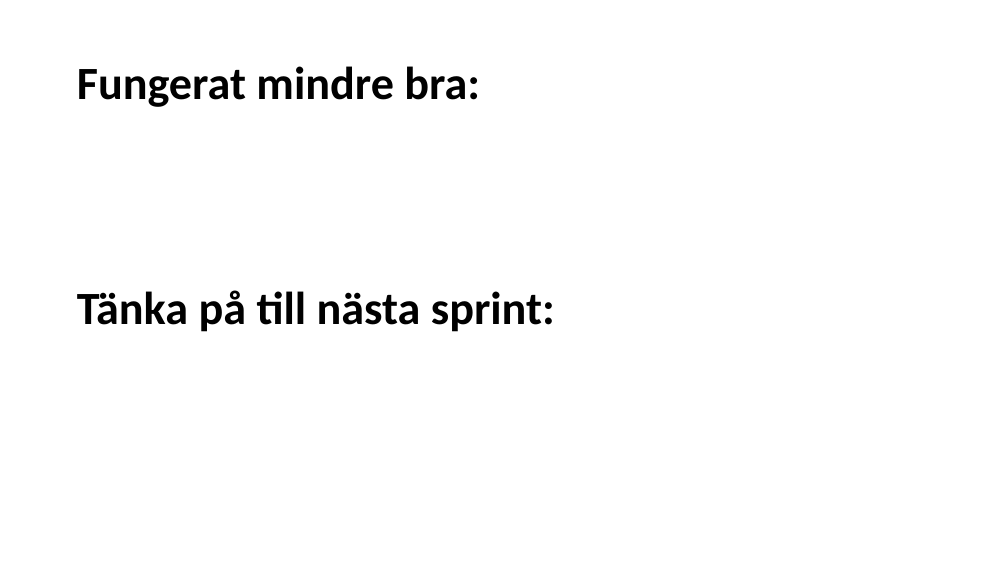
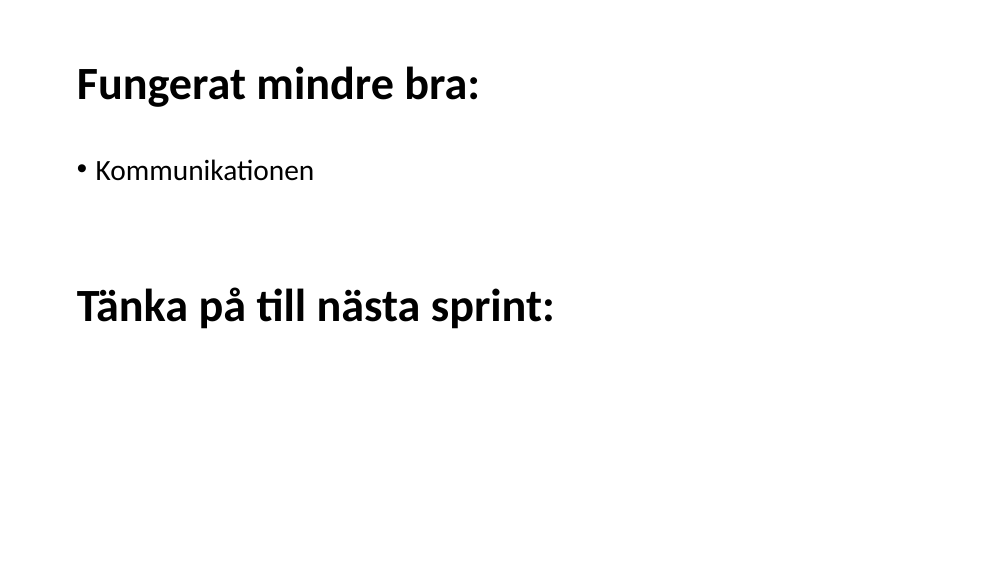
Before and after one commit to natbjo93/agilis, a slide deck: slide 3 of RS3.pptx. Drawn at 1008x567 pixels with LibreOffice and Linux fonts; fonts in the diff are those of the drawing. Boxes give left, top, right and bottom in pixels: in the first picture for what was removed or moved away, otherwise in the second. Text is boxed around its words. In the diff, an @@ line names an element or a change of style, - is before the commit and + after.

```diff
--- a/RS3.pptx
+++ b/RS3.pptx
@@ text at box(96, 159, 315, 181): paragraph added @@
+• Kommunikationen
```
Also in this commit, not shown: 1 other slide changed, 1 slide added, 1 slide removed.
